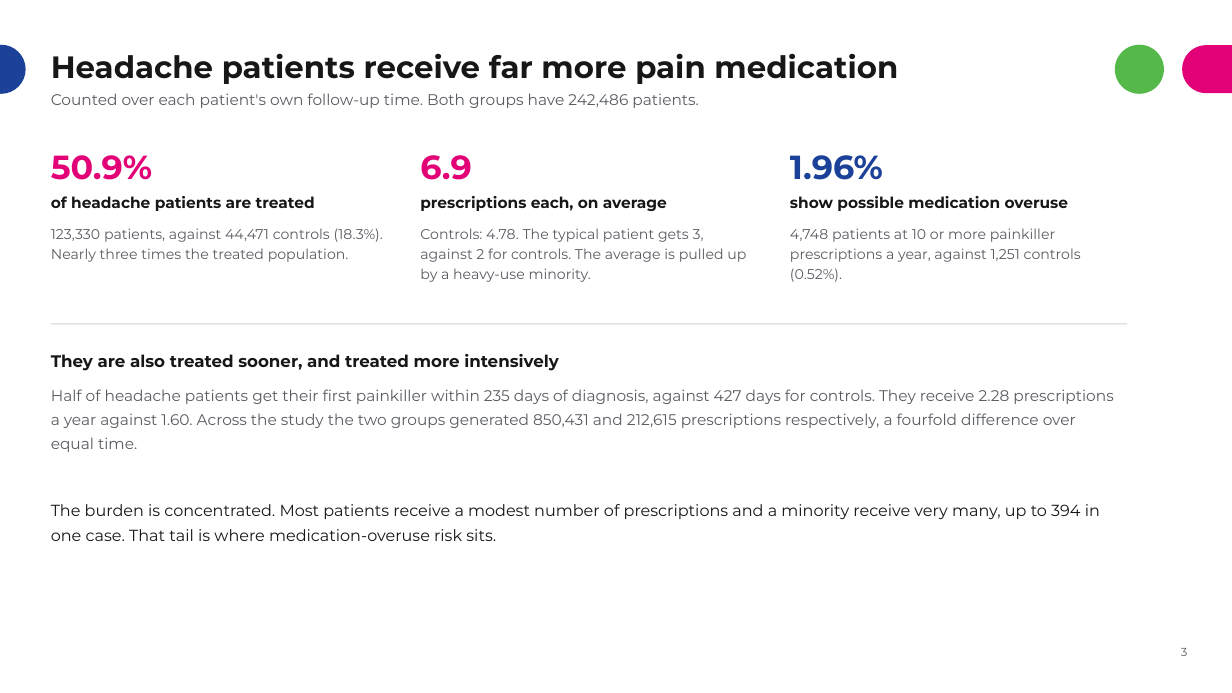
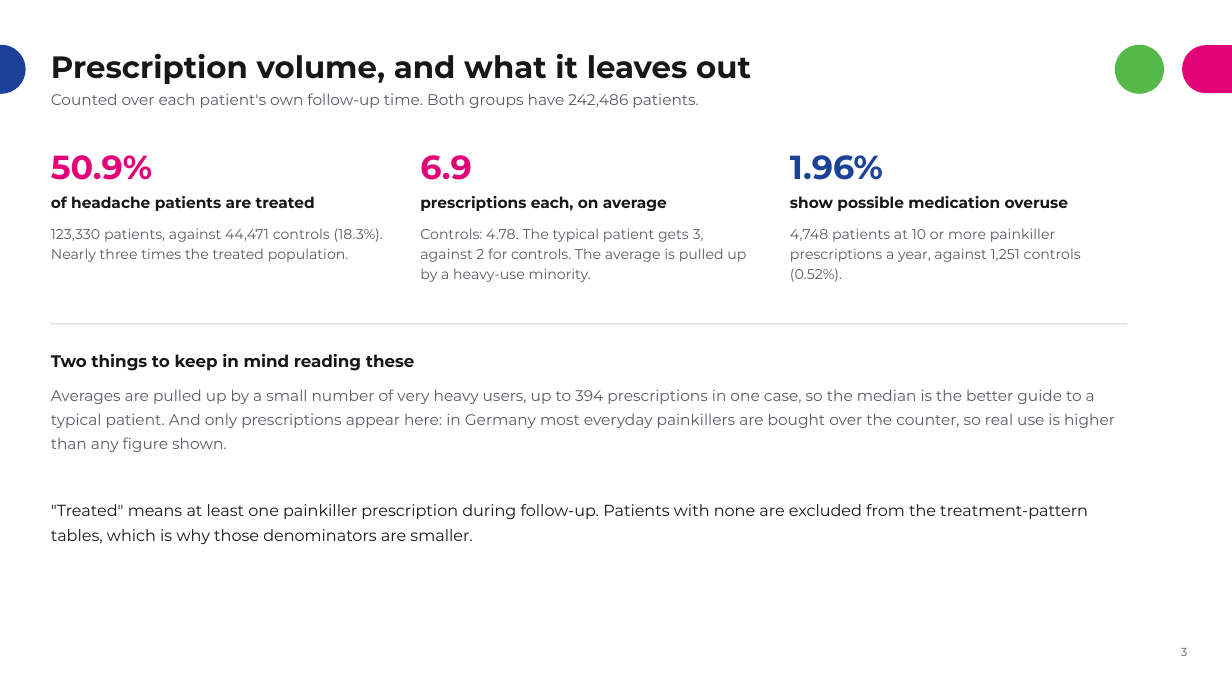
Before and after one commit to rj-irvine/de-migraine, a slide deck: slide 3 of documents/DE_Migraine_Treatment_Patterns_Summary.pptx (slide 4 before the commit). Drawn at 1232x693 pixels with LibreOffice and Linux fonts; fonts in the diff are those of the drawing. Boxes give left, top, right and bottom in pixels: in the first picture for what was removed or moved away, otherwise in the second. Text is boxed around its words. In the diff, an @@ line names an element or a change of style, - is before the commit and + after.

```diff
--- a/documents/DE_Migraine_Treatment_Patterns_Summary.pptx
+++ b/documents/DE_Migraine_Treatment_Patterns_Summary.pptx
@@ title at box(51, 53, 751, 84): text changed @@
-Headache patients receive far more pain medication
+Prescription volume, and what it leaves out
@@ text at box(51, 354, 415, 371): text changed @@
-They are also treated sooner, and treated more intensively
+Two things to keep in mind reading these
@@ text at box(51, 389, 1115, 452): text changed @@
-Half of headache patients get their first painkiller within 235 days of diagnosis, against 427 days for controls. They receive 2.28 prescriptions a year against 1.60. Across the study the two groups generated 850,431 and 212,615 prescriptions respectively, a fourfold difference over equal time.
+Averages are pulled up by a small number of very heavy users, up to 394 prescriptions in one case, so the median is the better guide to a typical patient. And only prescriptions appear here: in Germany most everyday painkillers are bought over the counter, so real use is higher than any figure shown.
@@ text at box(51, 504, 1088, 544): text changed @@
-The burden is concentrated. Most patients receive a modest number of prescriptions and a minority receive very many, up to 394 in one case. That tail is where medication-overuse risk sits.
+"Treated" means at least one painkiller prescription during follow-up. Patients with none are excluded from the treatment-pattern tables, which is why those denominators are smaller.
```
Also in this commit, not shown: 6 other slides changed, 4 slides removed.
